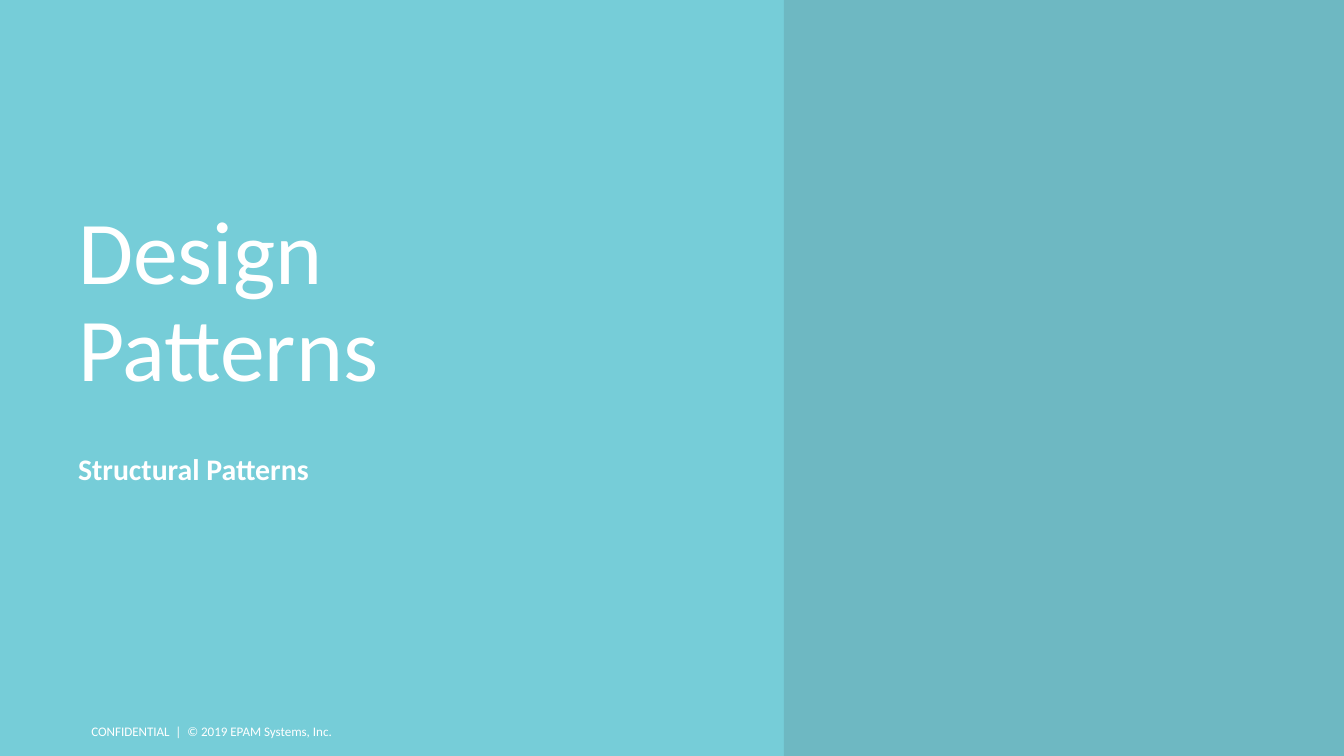
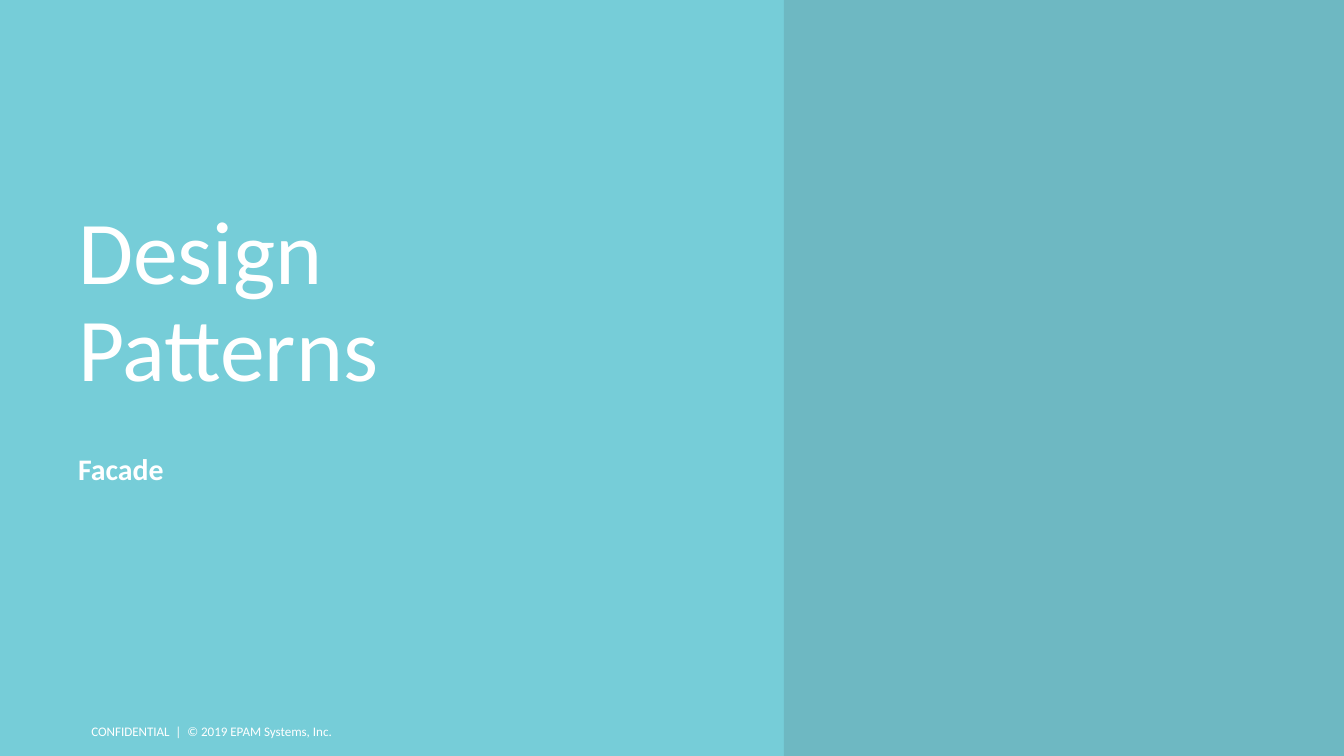
Before and after one commit to DenisPonizovkin/presentations, a slide deck: slide 16 of DesignPatterns.pptx (slide 9 before the commit). Drawn at 1344x756 pixels with LibreOffice and Linux fonts; fonts in the diff are those of the drawing; background and template pictures are left out. Boxes give left, top, right and bottom in pixels: in the first picture for what was removed or moved away, otherwise in the second. Text is boxed around its words. In the diff, an @@ line names an element or a change of style, - is before the commit and + after.

Commit message:
uml, facade, adapter

```diff
--- a/DesignPatterns.pptx
+++ b/DesignPatterns.pptx
@@ text at [78, 459, 164, 480]: text changed @@
-Structural Patterns
+Facade
```
Also in this commit, not shown: 2 other slides changed, 22 slides added.
